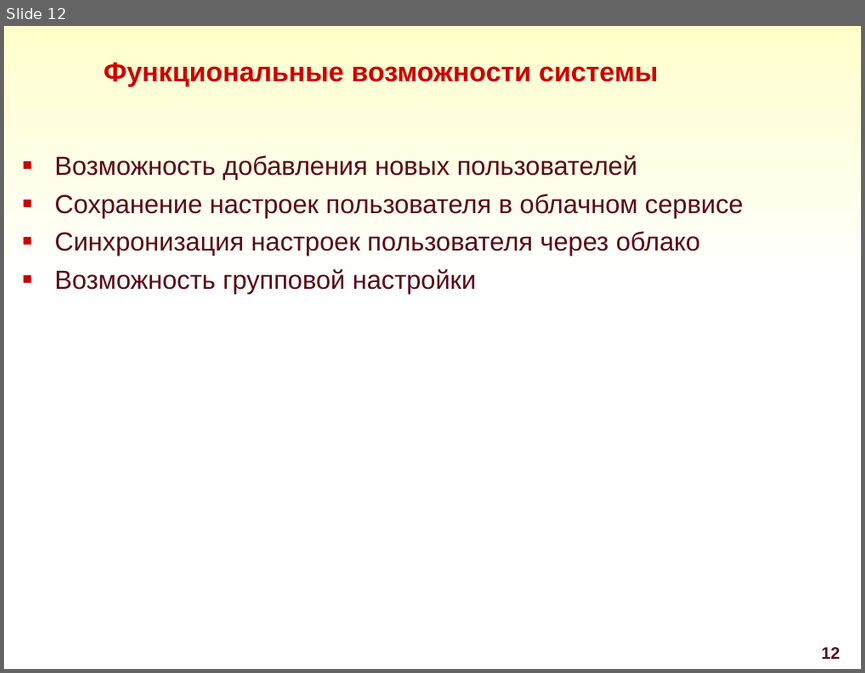
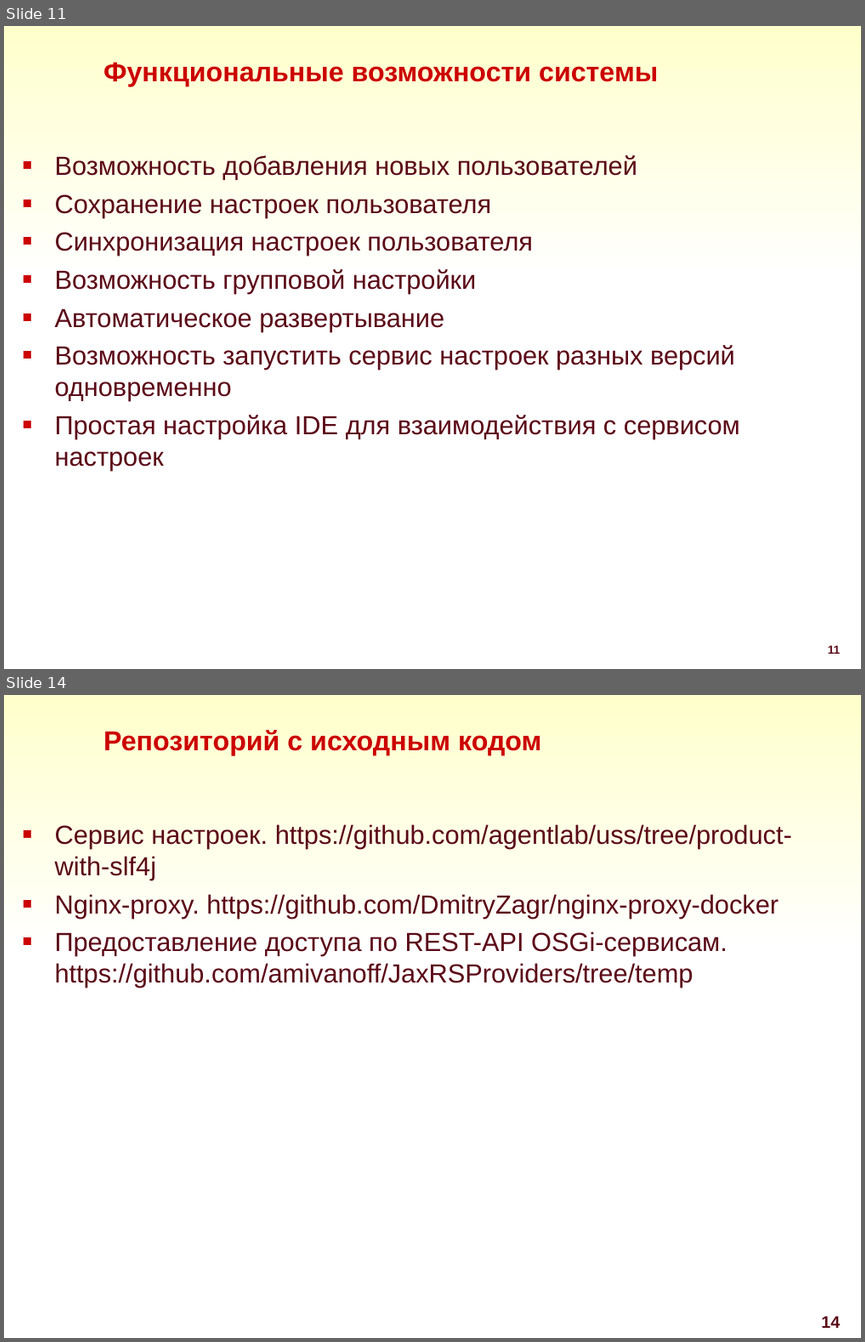
Before and after one commit to DmitryZagr/Diploma, a slide deck: преза/Zagrebaev.PPT. Shown one above the other, each under a label of ours: slide 12 before the commit, slides 11 and 14 after it; the slides between them are not shown. The pictures are 865x673 and 865x1342 pixels, drawn with LibreOffice and Linux fonts; fonts in the diff are those of the drawing; background and template pictures are left out. Boxes give left, top, right and bottom in pixels: in the first picture for what was removed or moved away, otherwise in the second. Text is boxed around its words. In the diff, an @@ line names an element or a change of style, - is before the commit and + after.

```diff
--- a/преза/Zagrebaev.PPT
+++ b/преза/Zagrebaev.PPT
@@ slide 14 added at [4, 695, 861, 1338], background #FFFFFF; not listed: 1 template element that a slide beside it also shows @@
@@ title added at [103, 730, 541, 756], 23 pt, text #CC0000, bold @@
+Репозиторий с исходным кодом
@@ text added at [55, 824, 792, 987], 22 pt, text #5B0917 @@
+■ Сервис настроек. https://github.com/agentlab/uss/tree/product-with-slf4j
+■ Nginx-proxy. https://github.com/DmitryZagr/nginx-proxy-docker
+■ Предоставление доступа по REST-API OSGi-сервисам. https://github.com/amivanoff/JaxRSProviders/tree/temp
@@ page number added at [821, 1315, 840, 1327], 14 pt, text #5B0917, bold @@
+14
@@ what was slide 12 is now slide 11 @@
@@ slide 11 changed as well @@
@@ text at [55, 194, 533, 256]: text changed @@
-■ Сохранение настроек пользователя в облачном сервисе
-■ Синхронизация настроек пользователя через облако
+■ Сохранение настроек пользователя
+■ Синхронизация настроек пользователя
@@ text at [55, 308, 740, 470]: paragraphs added @@
+■ Автоматическое развертывание
+■ Возможность запустить сервис настроек разных версий одновременно
+■ Простая настройка IDE для взаимодействия с сервисом настроек
@@ page number at [828, 645, 840, 653]: text changed; size 14 to 9.8 pt @@
-12
+11
```
Also in this commit, not shown: 9 other slides changed, 3 other slides added, 5 slides removed, 3 other files.
